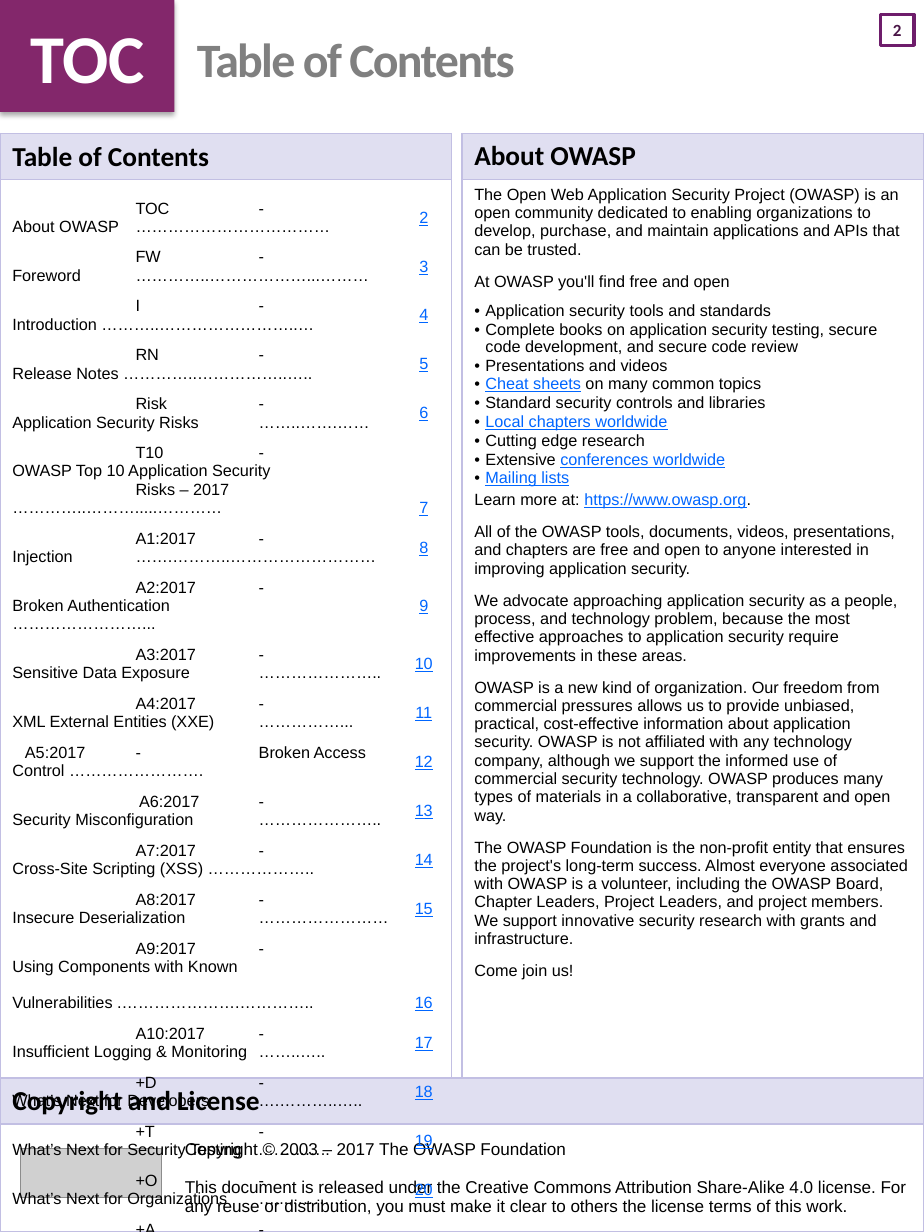
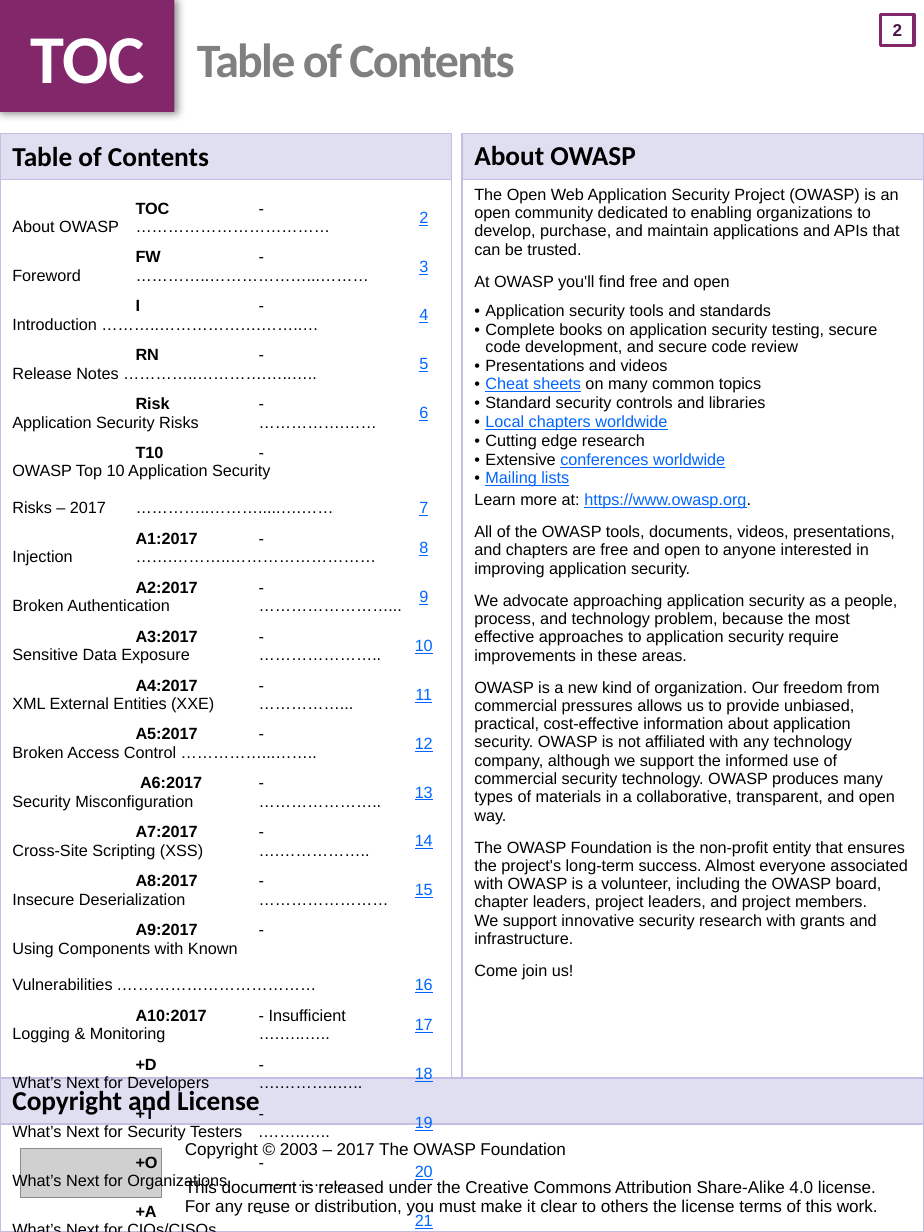
Before and after one commit to OWASP/Top10, a slide deck: slide 3 of 2017/OWASP Top 10 2017 GM (en).pptx. Drawn at 924x1232 pixels with LibreOffice and Linux fonts; fonts in the diff are those of the drawing; grey boxes stand for pictures. Boxes give left, top, right and bottom in pixels: in the first picture for what was removed or moved away, otherwise in the second. Text is boxed around its words. In the diff, an @@ line names an element or a change of style, - is before the commit and + after.

Commit message:
OWASP Top 10 2017 Golden Master
Regenerate final Golden Master docx, PDF, html, upload latest PPTX, etc.
General tidy up of Markdown.

```diff
--- a/2017/OWASP Top 10 2017 GM (en).pptx
+++ b/2017/OWASP Top 10 2017 GM (en).pptx
@@ text "TOC" at box(0, 0, 175, 112): shadow changed @@
@@ page number at box(881, 15, 915, 46): font Calibri to Arial; outline #6D1D6B 2 pt to #83276B 2 pt @@
@@ table at box(462, 133, 924, 1078) @@
-row 2, column 1: The Open Web Application Security Project (OWASP) is an open community dedicated to enabling organizations to develop, purchase, and maintain applications and APIs that can be trusted. / At OWASP you'll find free and open / Application security tools and standards / Complete books on application security testing, secure code development, and secure code review / Presentations and videos / Cheat sheets on many common topics / Standard security controls and libraries / Local chapters worldwide / Cutting edge research / Extensive conferences worldwide / Mailing lists / Learn more at: https://www.owasp.org. / All of the OWASP tools, documents, videos, presentations, and chapters are free and open to anyone interested in improving application security. / We advocate approaching application security as a people, process, and technology problem, because the most effective approaches to application security require improvements in these areas. / OWASP is a new kind of organization. Our freedom from commercial pressures allows us to provide unbiased, practical, cost-effective information about application security. OWASP is not affiliated with any technology company, although we support the informed use of commercial security technology. OWASP produces many types of materials in a collaborative, transparent and open way. / The OWASP Foundation is the non-profit entity that ensures the project's long-term success. Almost everyone associated with OWASP is a volunteer, including the OWASP Board, Chapter Leaders, Project Leaders, and project members. We support innovative security research with grants and infrastructure. / Come join us!
+row 2, column 1: The Open Web Application Security Project (OWASP) is an open community dedicated to enabling organizations to develop, purchase, and maintain applications and APIs that can be trusted. / At OWASP you'll find free and open / Application security tools and standards / Complete books on application security testing, secure code development, and secure code review / Presentations and videos / Cheat sheets on many common topics / Standard security controls and libraries / Local chapters worldwide / Cutting edge research / Extensive conferences worldwide / Mailing lists / Learn more at: https://www.owasp.org. / All of the OWASP tools, documents, videos, presentations, and chapters are free and open to anyone interested in improving application security. / We advocate approaching application security as a people, process, and technology problem, because the most effective approaches to application security require improvements in these areas. / OWASP is a new kind of organization. Our freedom from commercial pressures allows us to provide unbiased, practical, cost-effective information about application security. OWASP is not affiliated with any technology company, although we support the informed use of commercial security technology. OWASP produces many types of materials in a collaborative, transparent, and open way. / The OWASP Foundation is the non-profit entity that ensures the project's long-term success. Almost everyone associated with OWASP is a volunteer, including the OWASP board, chapter leaders, project leaders, and project members. We support innovative security research with grants and infrastructure. / Come join us!
@@ table at box(0, 193, 456, 1232) @@
-row 3, column 1: I - Introduction ………..……………………..…
+row 3, column 1: I - Introduction ………..……………….……..…
-row 4, column 1: RN - Release Notes …………..……………..…..
+row 4, column 1: RN - Release Notes …………..………….…..…..
-row 5, column 1: Risk - Application Security Risks ……..…….……
+row 5, column 1: Risk - Application Security Risks …………….……
-row 6, column 1: T10 - OWASP Top 10 Application Security Risks – 2017 …………..……….....…………
+row 6, column 1: T10 - OWASP Top 10 Application Security Risks – 2017 …………..……….....….……
-row 11, column 1: A5:2017 - Broken Access Control …………………….
+row 11, column 1: A5:2017 - Broken Access Control ……………...……..
-row 13, column 1: A7:2017 - Cross-Site Scripting (XSS) ………………..
+row 13, column 1: A7:2017 - Cross-Site Scripting (XSS) ….……………..
-row 15, column 1: A9:2017 - Using Components with Known Vulnerabilities .………………….…………..
+row 15, column 1: A9:2017 - Using Components with Known Vulnerabilities .………………………………
-row 16, column 1: A10:2017 - Insufficient Logging & Monitoring ……..…..
+row 16, column 1: A10:2017 - Insufficient Logging & Monitoring ….…..…..
-row 18, column 1: +T - What’s Next for Security Testing .……..…..
+row 18, column 1: +T - What’s Next for Security Testers .……..…..
-row 20, column 1: +A - What’s Next for Application Managers …...
+row 20, column 1: +A - What’s Next for CIOs/CISOs………...….....
-row 23, column 1: +Dat - Methodology and Data …..…………………
+row 23, column 1: +DAT - Methodology and Data …..…………………
-row 24, column 1: +Ack - Acknowledgements ………………..……….
+row 24, column 1: +ACK - Acknowledgements ………………..……….
@@ bold on in "TOC", "FW", "A1:2017", "A2:2017" and 8 more places @@
@@ table at box(0, 1078, 924, 1232) @@
-row 2, column 1: Copyright © 2003 – 2017 The OWASP Foundation / This document is released under the Creative Commons Attribution Share-Alike 4.0 license. For any reuse or distribution, you must make it clear to others the license terms of this work.
+row 2, column 1: Copyright © 2003 – 2017 The OWASP Foundation / This document is released under the Creative Commons Attribution Share-Alike 4.0 license. / For any reuse or distribution, you must make it clear to others the license terms of this work.
```
Also in this commit, not shown: 26 other slides changed, 22 other files.
